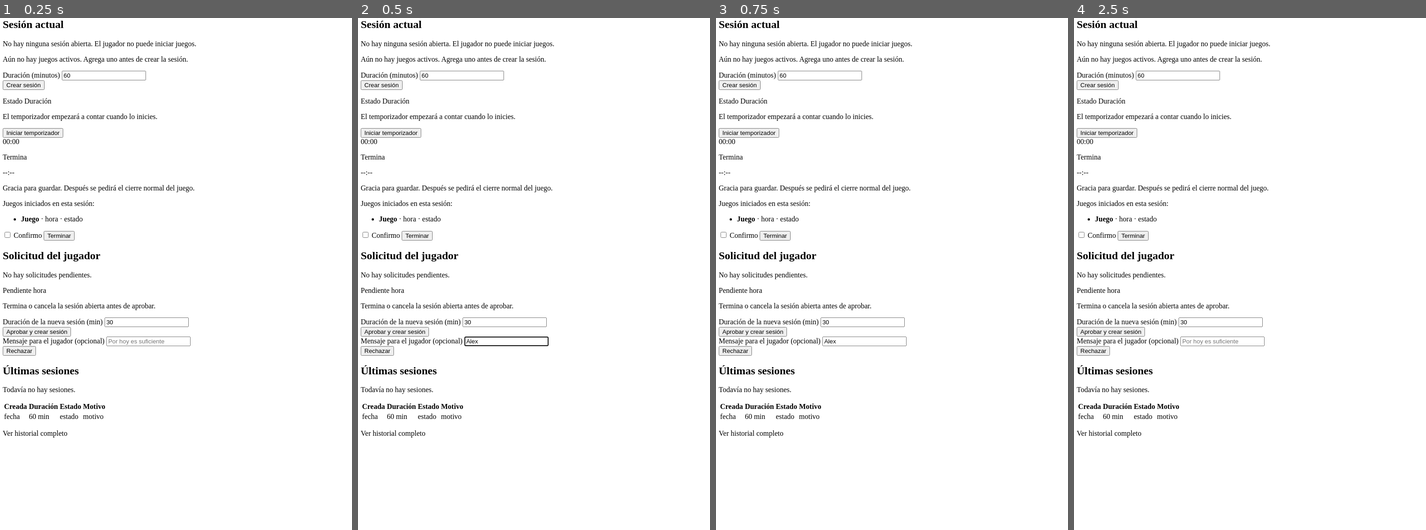
Above: before the commit, frames 1-4 (left to right).
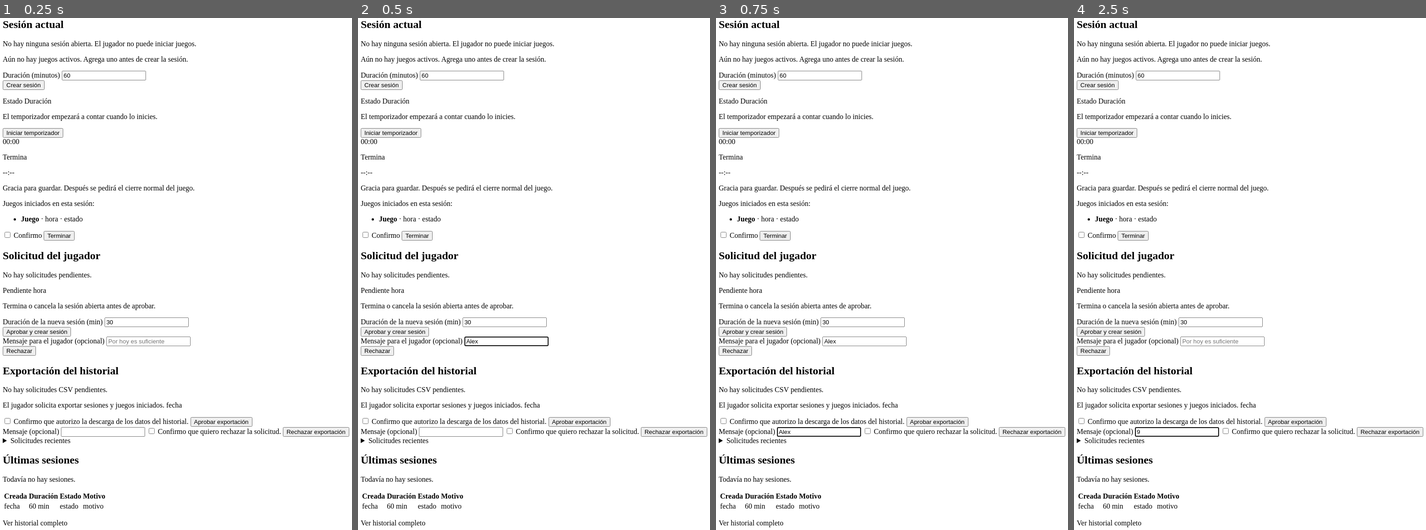
Above: after the commit, the same moments.

Repository: Davidortiz28/Game_Time
Game: browser game, page backend/src/main/resources/templates/dashboard.html
Two runs of this game, one before a commit and one after it. Both use one fixed random seed, a clock stepped at 60 frames per second and the inputs below.
Inputs (mouse positions are in pixels of both pictures, inside the frame that each line leads up to):
- Up to frame 1 (0.25 s): no input
- Up to frame 2 (0.5 s): click (505, 340) at 0.27 s; type "Alex" at 0.27 s
- Up to frame 3 (0.75 s): click (818, 432) at 0.52 s; type "Alex" at 0.52 s
- Up to frame 4 (2.5 s): click "Iniciar temporizador" at 0.77 s; click "Aprobar y crear sesión" at 1.27 s; click "Rechazar" at 1.87 s; click (1295, 422) at 2.02 s, where only the run after the commit has a clickable "Aprobar exportación"; click (1176, 432) at 2.47 s; type "9" at 2.47 s

The runs differ from the first frame. In frame 1, 2.2% of the frame differs, in the area x 0-100%, y 67-100%; in frame 2, 2.2%; in frame 3, 2.2%; in frame 4, 2.2%.

Commit message:
feat: add admin-approved session history export

Diff:
--- a/backend/src/main/resources/templates/dashboard.html
+++ b/backend/src/main/resources/templates/dashboard.html
@@ -106,6 +106,44 @@
     </div>
 
     <section class="panel">
+        <h2>Exportación del historial</h2>
+        <p class="muted" th:if="${pendingExportRequest == null}">No hay solicitudes CSV pendientes.</p>
+        <div th:if="${pendingExportRequest != null}" th:with="r=${pendingExportRequest}">
+            <p>
+                El jugador solicita exportar sesiones y juegos iniciados.
+                <span class="muted small" th:text="${#temporals.format(r.requestedAt(), 'dd/MM/yyyy HH:mm')}">fecha</span>
+            </p>
+            <form th:action="@{/exports/{id}/approve(id=${r.id()})}" method="post">
+                <label class="inline">
+                    <input type="checkbox" name="confirm" value="true" required>
+                    Confirmo que autorizo la descarga de los datos del historial.
+                </label>
+                <button type="submit" class="primary">Aprobar exportación</button>
+            </form>
+            <form th:action="@{/exports/{id}/reject(id=${r.id()})}" method="post">
+                <label for="exportNote">Mensaje (opcional)</label>
+                <input id="exportNote" name="note" type="text" maxlength="500">
+                <label class="inline">
+                    <input type="checkbox" name="confirm" value="true" required>
+                    Confirmo que quiero rechazar la solicitud.
+                </label>
+                <button type="submit">Rechazar exportación</button>
+            </form>
+        </div>
+
+        <details th:if="${!#lists.isEmpty(recentExportRequests)}">
+            <summary>Solicitudes recientes</summary>
+            <ul class="plain small">
+                <li th:each="r : ${recentExportRequests}">
+                    <span th:text="${#temporals.format(r.requestedAt(), 'dd/MM/yyyy HH:mm')}">fecha</span>
+                    · <strong th:text="${r.status()}">estado</strong>
+                    <span class="muted" th:if="${r.decisionNote() != null}" th:text="'· ' + ${r.decisionNote()}">nota</span>
+                </li>
+            </ul>
+        </details>
+    </section>
+
+    <section class="panel">
         <h2>Últimas sesiones</h2>
         <p class="muted" th:if="${#lists.isEmpty(recentSessions)}">Todavía no hay sesiones.</p>
         <div class="table-wrap" th:unless="${#lists.isEmpty(recentSessions)}">
Not shown, changed: Instrucciones.md
Not shown, changed: backend/src/main/java/com/gametime/backend/api/ClientApiController.java
Not shown, added: backend/src/main/java/com/gametime/backend/api/ClientExportController.java
Not shown, added: backend/src/main/java/com/gametime/backend/api/ExportRequest.java
Not shown, added: backend/src/main/java/com/gametime/backend/api/ExportService.java
Not shown, changed: backend/src/main/java/com/gametime/backend/web/DashboardController.java
Not shown, added: backend/src/main/resources/db/migration/V4__session_export_requests.sql
Not shown, changed: desktop-client/src/main/java/com/gametime/client/BackendClient.java
Not shown, changed: desktop-client/src/main/java/com/gametime/client/GameTimeClient.java
Not shown, changed: desktop-client/src/main/java/com/gametime/client/SessionSupervisor.java
